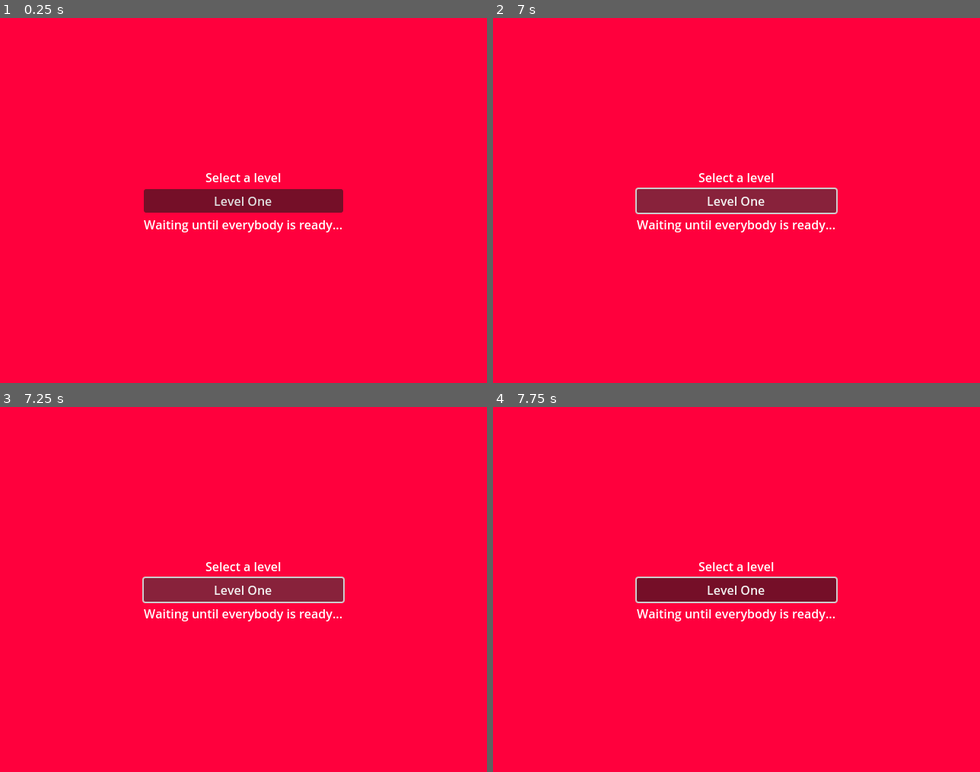
Above: before the commit, frames 1-4 (two rows, left to right).
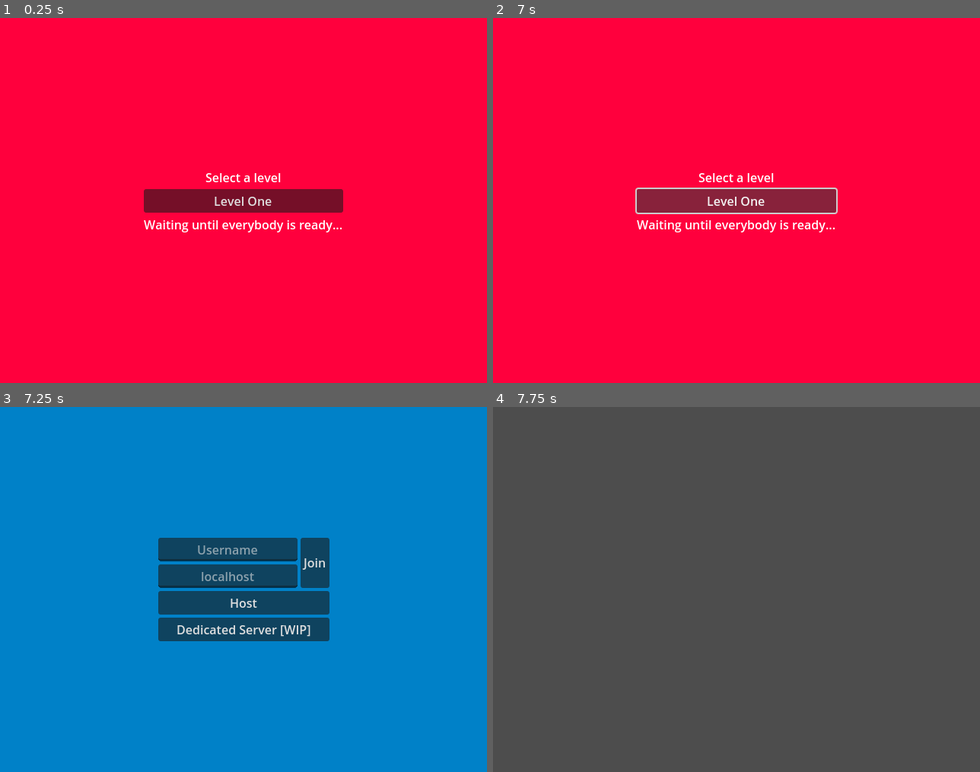
Above: after the commit, the same moments.

Repository: Dreemlan/godot-rad
Game: Godot game, scene res://scenes/menu_lobby.tscn
The game is run twice, just before and just after one commit, with the same random seed, the same clock (stepped at 60 frames per second) and the same inputs. This scene is started directly instead of the project's main scene.
Inputs:
- Up to frame 1 (0.25 s): no input
- Up to frame 2 (7 s): click "Join" at 0.5 s; click "Host" at 1.25 s; click "Dedicated Server [WIP]" at 2 s; click "Level One" at 2.75 s; tap Enter at 3.5, 5, 6.5 s; hold D (right) 3.53-4.28 s; tap Space (jump) at 3.6, 3.77, 4.07, 4.25, 4.35, 4.52, 4.82, 5.1, 5.75, 5.85, 6.02, 6.32, 6.6, 6.77 s; hold S (down) 4.28-5.03 s; hold D (right) 5.03-5.78 s; hold W (up) 5.78-6.53 s; hold A (left) from 6.53 s (still down)
- Up to frame 3 (7.25 s): keep holding A (left); tap Space (jump) at 7.07 s; tap Escape (esc, bound only after the commit) at 7.15 s
- Up to frame 4 (7.75 s): release A (left) at 7.25 s; click "Join" at 7.25 s

Frames 1-2 are identical in both runs. In frame 3, 100% of the frame differs, in the area x 0-100%, y 0-100%; in frame 4, 100%.
Error in both runs: Out of bounds get index '1' (on base: 'Dictionary[int, Dictionary]') (res://scripts/menu_lobby.gd:12)

Commit message:
Implementing menu system

Diff:
--- a/project.godot
+++ b/project.godot
@@ -17,6 +17,7 @@
 
 [autoload]
 
+Helper="*res://scripts/helper.gd"
 NetworkManager="*res://scripts/manager_network.gd"
 PlayerManager="*res://scripts/manager_player.gd"
 LevelManager="*res://scripts/manager_level.gd"
@@ -60,6 +61,16 @@
 "events": [Object(InputEventKey,"resource_local_to_scene":false,"resource_name":"","device":-1,"window_id":0,"alt_press …(191 unchanged characters)…
 ]
 }
+esc={
+"deadzone": 0.2,
+"events": [Object(InputEventKey,"resource_local_to_scene":false,"resource_name":"","device":-1,"window_id":0,"alt_pressed":false,"shift_pressed":false,"ctrl_pressed":false,"meta_pressed":false,"pressed":false,"keycode":0,"physical_keycode":4194305,"key_label":0,"unicode":0,"location":0,"echo":false,"script":null)
+]
+}
+enter={
+"deadzone": 0.2,
+"events": [Object(InputEventKey,"resource_local_to_scene":false,"resource_name":"","device":-1,"window_id":0,"alt_pressed":false,"shift_pressed":false,"ctrl_pressed":false,"meta_pressed":false,"pressed":false,"keycode":0,"physical_keycode":4194309,"key_label":0,"unicode":0,"location":0,"echo":false,"script":null)
+]
+}
 
 [physics]
 
--- a/scenes/menu_lobby.tscn
+++ b/scenes/menu_lobby.tscn
@@ -3,7 +3,7 @@
 [ext_resource type="Script" uid="uid://5duf5e26gv3e" path="res://scripts/menu_lobby.gd" id="1_wyt36"]
 [ext_resource type="PackedScene" uid="uid://p8v61g6iagyl" path="res://scenes/hud_lobby_player_status.tscn" id="2_cxc3u"]
 
-[node name="LevelSelectMenu" type="Control"]
+[node name="MenuLobby" type="Control"]
 layout_mode = 3
 anchors_preset = 15
 anchor_right = 1.0
--- a/scenes/menu_main.tscn
+++ b/scenes/menu_main.tscn
@@ -2,7 +2,7 @@
 
 [ext_resource type="Script" uid="uid://bvclqyf8ydp2h" path="res://scripts/menu_main.gd" id="1_l6cm7"]
 
-[node name="MainMenu" type="Control"]
+[node name="MenuMain" type="Control"]
 layout_mode = 3
 anchors_preset = 15
 anchor_right = 1.0
--- a/scripts/character_player.gd
+++ b/scripts/character_player.gd
@@ -1,4 +1,6 @@
 extends RigidBody3D
+
+var rpc_enabled: bool = false
 
 # Hover
 @onready var hover_ray: RayCast3D = %HoverRay
@@ -16,19 +18,21 @@
 var jump_impulse: float = 20.0
 
 func _ready() -> void:
-	print("Player spawned")
+	Helper.log(self, "Ready")
 
-	if multiplayer.is_server(): return
-	%Controller.set_multiplayer_authority(int(self.name))
+	if multiplayer.is_server():
+		pass
+	else:
+		enable_rpc.rpc_id(1, true)
+		%Controller.set_multiplayer_authority(int(self.name))
 
 func _physics_process(_delta: float) -> void:
 	if multiplayer.is_server():
 		var server_transforms: Dictionary = {
 			"pos": global_position
 		}
-		#client_receive_transforms.rpc(server_transforms)
-	elif is_multiplayer_authority():
-		pass
+		if not rpc_enabled: return
+		client_receive_transforms.rpc(server_transforms)
 
 func _integrate_forces(state: PhysicsDirectBodyState3D) -> void:
 	_hover(state)
@@ -51,6 +55,11 @@
 	else:
 		return true
 
+@rpc("any_peer", "reliable")
+func enable_rpc(state: bool) -> void:
+	Helper.log(self, "Enable RPC")
+	rpc_enabled = state
+
 @rpc("authority")
 func client_receive_transforms(server_transforms: Dictionary) -> void:
 	global_position = server_transforms["pos"]
--- a/scripts/character_player_controller.gd
+++ b/scripts/character_player_controller.gd
@@ -6,7 +6,7 @@
 var input_dir: Vector2 = Vector2.ZERO
 
 func _ready() -> void:
-	print("Character player controller initialized")
+	Helper.log(self, "Ready")
 
 func _physics_process(_delta: float) -> void:
 	_handle_movement()
--- a/scripts/game_camera.gd
+++ b/scripts/game_camera.gd
@@ -3,7 +3,7 @@
 @export var focus: Node
 
 func _ready() -> void:
-	print("Game camera initialized")
+	Helper.log(self, "Added to scene tree")
 
 func _process(delta: float) -> void:
 	if focus == null: return
--- /dev/null
+++ b/scripts/helper.gd
@@ -0,0 +1,38 @@
+extends Node
+
+const COLOR_SERVER := "#ffa500"   # bright red
+const COLOR_CLIENT := "#55aaff"   # soft cyan
+
+
+func log(caller: Object, msg: String) -> void:
+	var prefix := _make_prefix()
+	print_rich("%s[%s]: %s" % [
+		prefix,
+		caller,
+		msg])
+
+func _make_prefix() -> String:
+	if multiplayer == null or not multiplayer.has_multiplayer_peer():
+		return "[color=gray]OFFLINE[/color]"
+
+	var peer := multiplayer.get_multiplayer_peer()
+	if peer == null:
+		return "[color=gray]NO PEER[/color]"
+
+	var status := peer.get_connection_status()
+	var id := 0
+
+	match status:
+		MultiplayerPeer.CONNECTION_CONNECTING:
+			return "[color=%s]CLIENT[%s] (CONNECTING)[/color]" % [COLOR_CLIENT, id]
+		MultiplayerPeer.CONNECTION_CONNECTED:
+			id = multiplayer.get_unique_id()
+			if id == 1:
+				return "[color=%s]SERVER[%s][/color]" % [COLOR_SERVER, id]
+			else:
+				return "[color=%s]CLIENT[%s][/color]" % [COLOR_CLIENT, id]
+		MultiplayerPeer.CONNECTION_DISCONNECTED:
+			# If we still have a valid unique_id, show it anyway
+			return "[color=gray]CLIENT[%s] (DISCONNECTED)[/color]" % id
+		_:
+			return "[color=gray]UNKNOWN STATUS[/color]"
--- a/scripts/hud_player_status.gd
+++ b/scripts/hud_player_status.gd
@@ -5,7 +5,6 @@
 signal ready_status_changed(status: bool)
 
 func _ready() -> void:
-	print("HUD player ready status initialized")
 	%ReadyButton.toggled.connect(_on_toggle)
 
 func _input(_event: InputEvent) -> void:
--- a/scripts/level_spawnpoints.gd
+++ b/scripts/level_spawnpoints.gd
@@ -3,7 +3,7 @@
 var spawn_points: Dictionary = {}
 
 func _ready() -> void:
-	print("Player spawn points initialized, spawning players...")
+	Helper.log(self, "Spawn points ready")
 
 	# Set all spots to free
 	for i in get_child_count():
--- a/scripts/manager_level.gd
+++ b/scripts/manager_level.gd
@@ -3,7 +3,7 @@
 var level_in_progress: bool = false
 
 func _ready() -> void:
-	print("[Manager:Level] ready")
+	Helper.log(self, "Ready")
 
 @rpc("authority", "call_local", "reliable")
 func load_level(level_basename: String) -> void:
@@ -13,4 +13,4 @@
 	var level_inst = load("res://scenes/%s.tscn" % level_basename).instantiate()
 	add_child(level_inst)
 	level_in_progress = true
-	print("%s added level to scene tree" % multiplayer.get_unique_id())
+	Helper.log(self, "Added level to scene tree")
--- a/scripts/manager_menu.gd
+++ b/scripts/manager_menu.gd
@@ -7,7 +7,7 @@
 var inactive_menus = []
 
 func _ready() -> void:
-	print("[Manager:Menu] ready")
+	Helper.log(self, "Ready")
 	var main_menu = load("res://scenes/menu_main.tscn").instantiate()
 	add_child(main_menu)
 	if not active_menu: active_menu = main_menu
@@ -28,6 +28,17 @@
 		add_child(new_menu)
 		active_menu = new_menu
 
+	Helper.log(self, "Added '%s' to scene tree" % active_menu)
+
 @rpc("authority", "call_local", "reliable")
 func hide_active_menu() -> void:
 	active_menu.hide()
+
+func quit_to_main(prev_menu) -> void:
+	Helper.log(self, "%s" % prev_menu)
+	if inactive_menus.has(prev_menu):
+		Helper.log(self, "%s" % prev_menu)
+		inactive_menus.erase(prev_menu)
+	prev_menu.queue_free()
+	load_menu(MAIN)
+	NetworkManager.shutdown_server()
--- a/scripts/manager_network.gd
+++ b/scripts/manager_network.gd
@@ -6,18 +6,25 @@
 var game_in_progress: bool = false
 
 func _ready() -> void:
-	print("[Manager:Network] ready")
+	Helper.log(self, "Ready")
 
 func create_server() -> void:
-	print("Server started")
+	Helper.log(self, "Server started")
 	var peer = ENetMultiplayerPeer.new()
 	peer.create_server(PORT, MAX_CLIENTS)
 	multiplayer.multiplayer_peer = peer
 	multiplayer.peer_disconnected.connect(_on_peer_disconnected)
 
+func shutdown_server() -> void:
+	for peer in multiplayer.get_peers():
+		multiplayer.multiplayer_peer.disconnect_peer(peer, true)
+	multiplayer.peer_disconnected.disconnect(_on_peer_disconnected)
+	multiplayer.multiplayer_peer.close()
+	multiplayer.multiplayer_peer = null
+
 @rpc("any_peer", "call_local", "reliable")
 func peer_login(id: int, display_name: String) -> void:
-	print("%s requesting login to server" % id)
+	Helper.log(self, "Requesting login to server...")
 	PlayerManager.add_player.rpc(id, display_name)
 
 	if multiplayer.is_server(): # Handshake with client
@@ -28,7 +35,7 @@
 	PlayerManager.remove_player(id)
 
 func create_client(ip_address: String) -> void:
-	print("Client started")
+	Helper.log(self, "Client started")
 	var peer = ENetMultiplayerPeer.new()
 	peer.create_client(ip_address, PORT)
 	multiplayer.multiplayer_peer = peer
--- a/scripts/manager_player.gd
+++ b/scripts/manager_player.gd
@@ -7,7 +7,7 @@
 var spawn_points = null
 
 func _ready() -> void:
-	print("[Manager:Player] ready")
+	Helper.log(self, "Ready")
 
 @rpc("any_peer", "call_local", "reliable")
 func add_player(id: int, display_name: String) -> void:
@@ -18,9 +18,10 @@
 		for player in PlayerManager.players:
 			add_player.rpc_id(id, player, players[multiplayer.get_unique_id()]["display_name"])
 		add_player.rpc(id, display_name)
+	if id == multiplayer.get_unique_id():
+		MenuManager.load_menu(MenuManager.LOBBY)
 
-	print("%s added player %s" % [multiplayer.get_unique_id(), id])
-	MenuManager.load_menu(MenuManager.LOBBY)
+	Helper.log(self, "Registered 'Player' %s to 'Dictionary'" % [id])
 
 @rpc("any_peer", "call_local", "reliable")
 func remove_player(id: int) -> void:
@@ -29,11 +30,11 @@
 
 @rpc("authority", "call_local", "reliable")
 func spawn_player(id: int) -> void:
-	print("%s is spawning: %s" % [multiplayer.get_unique_id(), id])
 	if has_node(str(id)): return
 	var inst = PLAYER.instantiate()
 	inst.name = str(id)
 	add_child(inst)
+	Helper.log(self, "Added 'Player' %s to scene tree" % id)
 
 func despawn_player(id: int) -> void:
 	players.erase(id)
@@ -46,6 +47,5 @@
 			spawn_player.rpc(id)
 
 @rpc("any_peer", "reliable")
-func get_server_display_name() -> String:
-	var id = multiplayer.get_remote_sender_id()
-	return players[id]["display_name"] as String
+func confirm_player_spawn() -> void:
+	pass
--- a/scripts/menu_lobby.gd
+++ b/scripts/menu_lobby.gd
@@ -3,10 +3,10 @@
 var gui_player_ready = []
 var ready_statuses: Dictionary[int, bool] = {}
 
-signal level_selected(level_basename: String)
+#signal level_selected(level_basename: String)
 
 func _ready() -> void:
-	print("[Menu:Lobby] ready")
+	Helper.log(self, "Ready")
 	_ready_cleanup()
 
 	setup_player.rpc_id(1,
@@ -15,8 +15,13 @@
 
 	%LevelOne.pressed.connect(_on_level_one_select.bind("level_one"))
 
+func _input(event: InputEvent) -> void:
+	if event is InputEventKey:
+		if Input.is_action_just_pressed("esc"):
+			#queue_free()
+			MenuManager.quit_to_main(self)
+
 func _ready_cleanup() -> void:
-	print("Removed test ready statuses")
 	for child in %PlayerContainer.get_children():
 		child.queue_free()
 
@@ -51,7 +56,7 @@
 			setup_player.rpc_id(id, player, PlayerManager.players[player]["display_name"])
 		setup_player.rpc(id, display_name)
 
-	print("%s setup GUI for player ready status: %s" % [multiplayer.get_unique_id(), id])
+	Helper.log(self, "Added 'GUI Ready Status' for 'Player' %s to scene tree" % [id])
 
 func remove_player(id: int) -> void:
 	gui_player_ready.erase(id)
@@ -61,7 +66,6 @@
 	if not is_multiplayer_authority(): return
 
 	if _all_ready():
-		print("Loading level: %s" % level_basename)
 		LevelManager.load_level(level_basename)
 		MenuManager.hide_active_menu.rpc()
 	else:
--- a/scripts/menu_main.gd
+++ b/scripts/menu_main.gd
@@ -1,7 +1,7 @@
 extends Control
 
 func _ready() -> void:
-	print("[Menu:Main] ready")
+	Helper.log(self, "Ready")
 
 	%DedicatedServer.pressed.connect(_on_dedicated_server)
 	%Host.pressed.connect(_on_host)
@@ -22,7 +22,7 @@
 	PlayerManager.add_player(1, %DisplayName.text)
 
 	#hide()
-	#%LevelSelectMenu.show()
+	#%MenuLobby.show()
 
 func _on_join() -> void:
 	if %IPAddress.text == "":
@@ -40,13 +40,13 @@
 
 func progress_to_lobby() -> void:
 	hide()
-	%LevelSelectMenu.setup_player.rpc_id(1, multiplayer.get_unique_id(), %DisplayName.text)
-	%LevelSelectMenu.show()
+	%MenuLobby.setup_player.rpc_id(1, multiplayer.get_unique_id(), %DisplayName.text)
+	%MenuLobby.show()
 
 func peer_login_approved() -> void:
 	hide()
-	%LevelSelectMenu.setup_player.rpc_id(1, multiplayer.get_unique_id())
-	%LevelSelectMenu.show()
+	%MenuLobby.setup_player.rpc_id(1, multiplayer.get_unique_id())
+	%MenuLobby.show()
 
 func _on_peer_disconnect(id: int) -> void:
-	%LevelSelectMenu.remove_player(id)
+	%MenuLobby.remove_player(id)
--- a/scripts/prop_killzone.gd
+++ b/scripts/prop_killzone.gd
@@ -2,7 +2,7 @@
 
 var eliminated: Array = []
 
-signal all_eliminated
+#signal all_eliminated
 
 func _ready() -> void:
 	if multiplayer.is_server():
--- a/scripts/prop_spinner.gd
+++ b/scripts/prop_spinner.gd
@@ -1,16 +1,26 @@
 extends RigidBody3D
+
+var rpc_enabled: bool = false
 
 func _ready() -> void:
 	if multiplayer.is_server():
 		return
-		constant_torque = Vector3(0, 8000.0, 0)
+		#constant_torque = Vector3(0, 8000.0, 0)
+	else:
+		enable_rpc.rpc_id(1, true)
 
 func _physics_process(_delta: float) -> void:
 	if multiplayer.is_server():
 		var server_transforms: Dictionary = {
 			"rot": global_rotation
 		}
-		#client_receive_transforms.rpc(server_transforms)
+		if not rpc_enabled: return
+		client_receive_transforms.rpc(server_transforms)
+
+@rpc("any_peer", "reliable")
+func enable_rpc(state: bool) -> void:
+	Helper.log(self, "Enable RPC")
+	rpc_enabled = state
 
 @rpc("authority")
 func client_receive_transforms(server_transforms: Dictionary) -> void:
Not shown, added: scripts/helper.gd.uid
